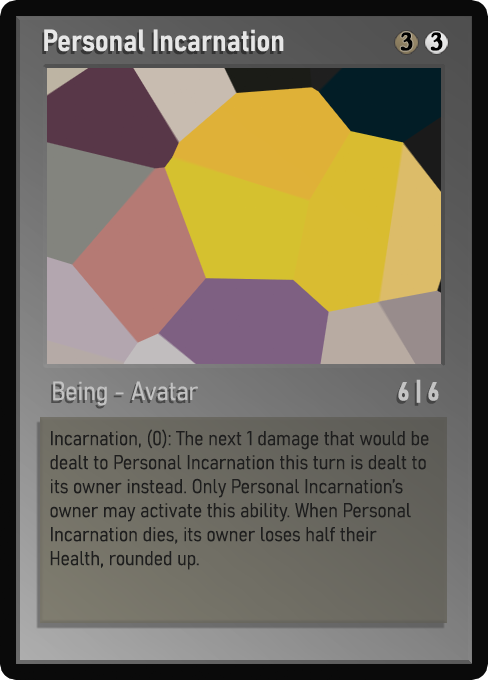
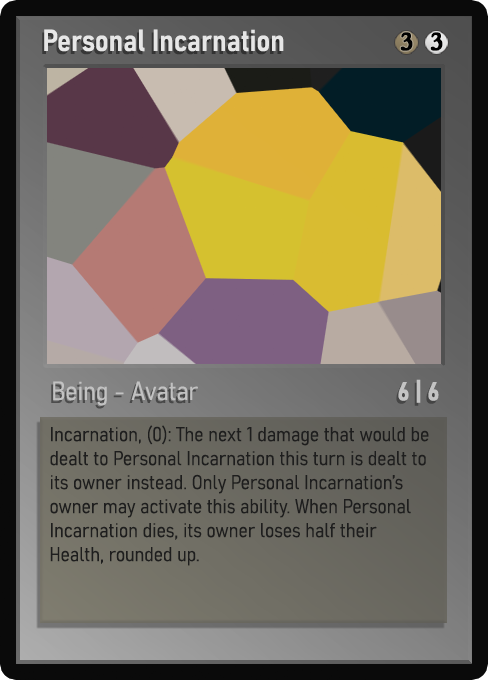
Before/after of a (488, 680) layered artwork. What changed in the layer stack:
renamed "Desc_smaller" to "Desc_small", showed it, moved it above "Desc_smaller", painted on it over [50, 425, 429, 566]
renamed "Desc_small" to "Desc_smaller", hid it, painted on it over [50, 425, 429, 570]
